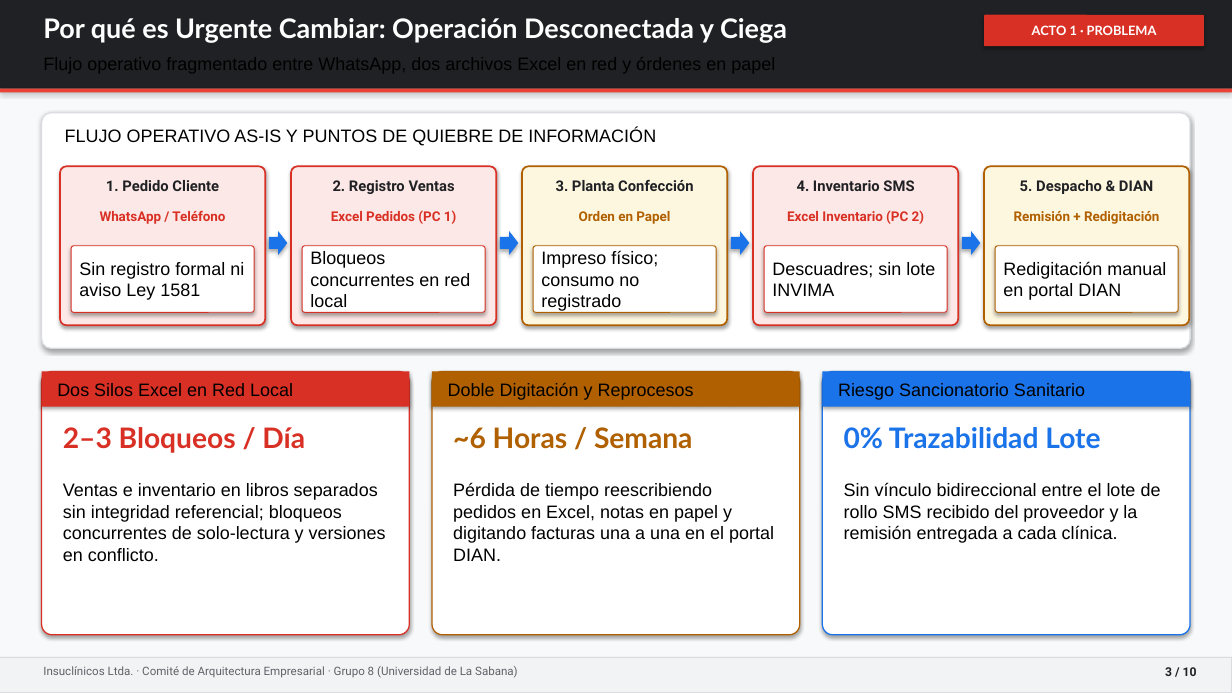
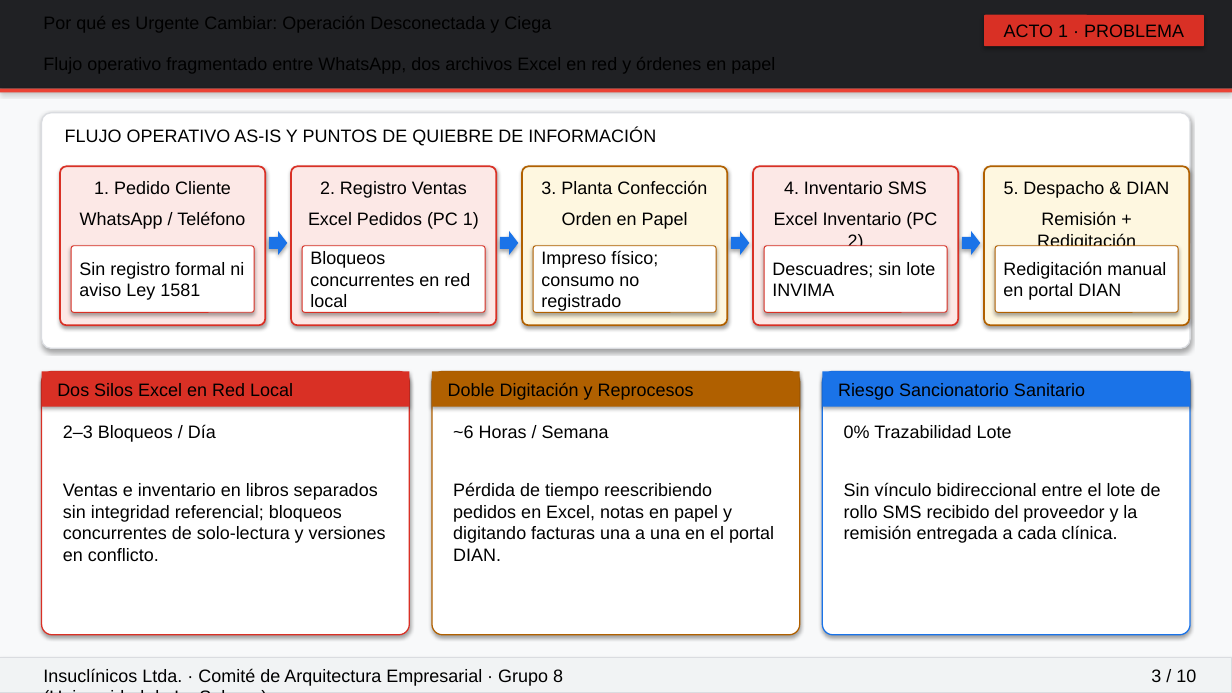
Before and after one commit to gevengood/AREM-arquitectura-empresarial-insuclinicos, a slide deck: slide 3 of 09-presentacion-final/presentacion.pptx. Drawn at 1232x693 pixels with LibreOffice and Linux fonts; fonts in the diff are those of the drawing. Boxes give left, top, right and bottom in pixels: in the first picture for what was removed or moved away, otherwise in the second. Text is boxed around its words. In the diff, an @@ line names an element or a change of style, - is before the commit and + after.

```diff
--- a/09-presentacion-final/presentacion.pptx
+++ b/09-presentacion-final/presentacion.pptx
@@ text removed at (x1=43, y1=18, x2=787, y2=43) @@
-Por qué es Urgente Cambiar: Operación Desconectada y Ciega
@@ rounded rectangle "ACTO 1 · PROBLEMA" at (x1=984, y1=15, x2=1204, y2=46): size 10 to 14 pt, font Lato to Arial, text colour #FFFFFF to #000000, bold off @@
@@ size 11.5 to 14 pt, font Roboto to Arial, text colour #202124 to #000000, bold off in 5 elements at (x1=94, y1=181, x2=231, y2=194), (x1=320, y1=181, x2=467, y2=198), (x1=541, y1=180, x2=707, y2=194), (x1=784, y1=181, x2=927, y2=194), (x1=1004, y1=181, x2=1169, y2=198) @@
@@ text "Orden en Papel" at (x1=562, y1=212, x2=688, y2=229): size 10.5 to 14 pt, font Roboto to Arial, text colour #B06000 to #000000, bold off @@
@@ size 10.5 to 14 pt, font Roboto to Arial, text colour #D93025 to #000000, bold off in 3 elements at (x1=80, y1=212, x2=245, y2=229), (x1=308, y1=212, x2=479, y2=229), (x1=774, y1=212, x2=937, y2=246) @@
@@ text "Remisión + Redigitación" at (x1=1037, y1=212, x2=1136, y2=246): size 10.5 to 14 pt, font Roboto to Arial, text colour #B06000 to #000000, bold off @@
@@ text "2–3 Bloqueos / Día" at (x1=63, y1=424, x2=216, y2=442): size 22 to 14 pt, font Lato to Arial, text colour #D93025 to #000000, bold off @@
@@ text "~6 Horas / Semana" at (x1=453, y1=425, x2=609, y2=438): size 22 to 14 pt, font Lato to Arial, text colour #B06000 to #000000, bold off @@
@@ text "0% Trazabilidad Lote" at (x1=844, y1=425, x2=1012, y2=438): size 22 to 14 pt, font Lato to Arial, text colour #1A73E8 to #000000, bold off @@
@@ text "Insuclínicos Ltda. · Comité de ..." at (x1=43, y1=668, x2=563, y2=686): size 9 to 14 pt, font Roboto to Arial, text colour #5F6368 to #000000 @@
@@ text "3 / 10" at (x1=1151, y1=669, x2=1196, y2=682): size 9.5 to 14 pt, font Roboto to Arial, text colour #202124 to #000000, bold off @@
```
Also in this commit, not shown: 9 other slides changed, 1 other file.
